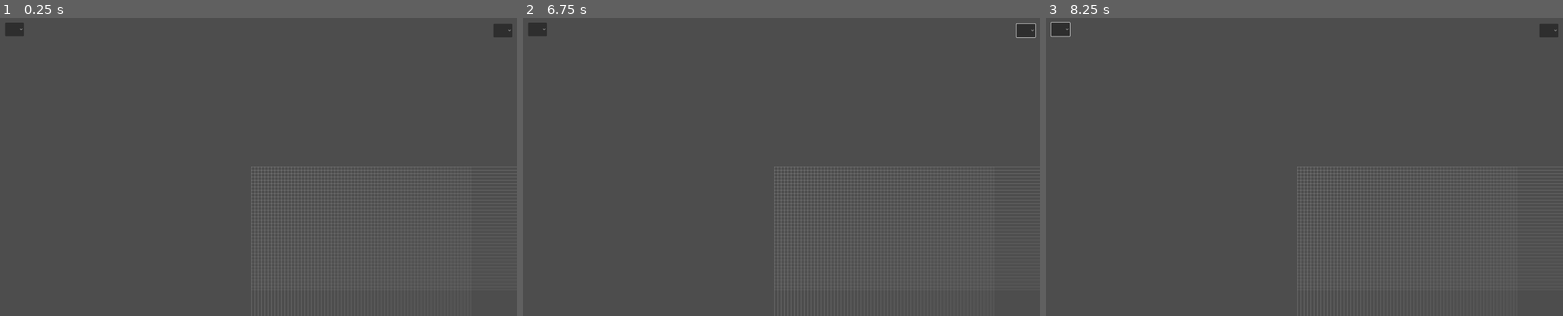
Above: before the commit, frames 1-3 (left to right).
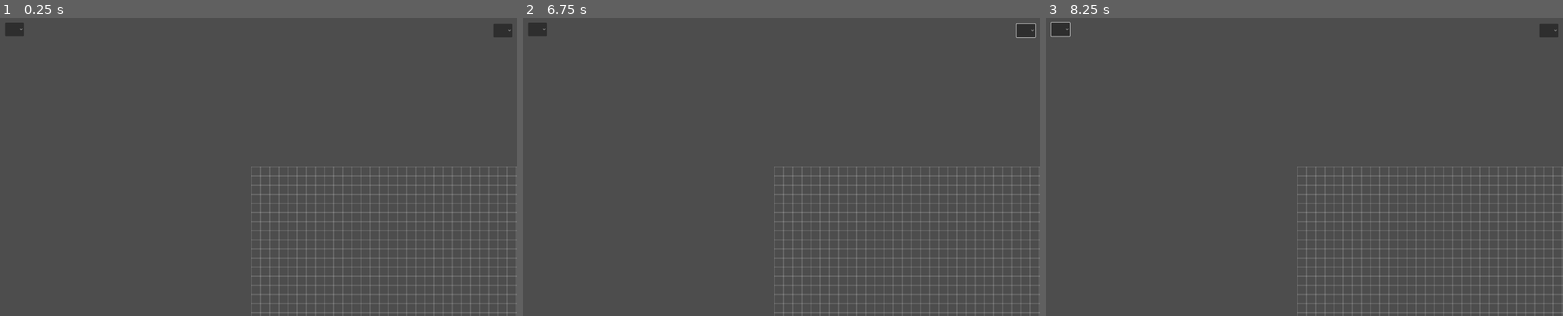
Above: after the commit, the same moments.

Repository: kankern69-max/game-godot
Game: Godot game, scene res://game.tscn
The game is run twice, just before and just after one commit, with the same random seed, the same clock (stepped at 60 frames per second) and the same inputs.
Inputs (mouse positions are in pixels of both pictures, inside the frame that each line leads up to):
- Up to frame 1 (0.25 s): no input
- Up to frame 2 (6.75 s): tap Enter at 0.5, 3.5, 5 s; move the mouse to (890, 152) at 0.52 s; hold Right 0.53-1.25 s; tap Alt at 0.6, 3.6, 5.1, 6.6 s; click (890, 152) at 0.67 s; click (1024, 29) at 1.25 s; click (538, 29) at 2 s; tap Space at 2.75, 4.25, 5.75 s; move the mouse to (667, 181) at 2.77 s; hold Down 2.78-3.53 s; tap Shift at 2.85, 4.35, 5.85 s; click (667, 181) at 2.92 s; move the mouse to (828, 101) at 3.52 s; hold Right 3.53-4.28 s; click (828, 101) at 3.67 s; move the mouse to (750, 226) at 4.27 s; hold Up 4.28-5.03 s; click (750, 226) at 4.42 s; move the mouse to (931, 211) at 5.02 s; hold Left 5.03-6.53 s; click (931, 211) at 5.17 s; move the mouse to (616, 122) at 5.77 s; click (616, 122) at 5.92 s; move the mouse to (802, 167) at 6.52 s; hold Down from 6.53 s (still down); click (802, 167) at 6.67 s
- Up to frame 3 (8.25 s): move the mouse to (1216, 92) at 7.27 s; release Down at 7.28 s; hold Right 7.28-8.03 s; tap Shift at 7.35 s; click (1216, 92) at 7.42 s; move the mouse to (1413, 152) at 8.02 s; hold Up from 8.03 s (still down); tap Alt at 8.1 s; click (1413, 152) at 8.17 s

The runs differ from the first frame. In frame 1, 4.0% of the frame differs, in the area x 48-100%, y 50-100%; in frame 2, 4.0%; in frame 3, 4.0%.

Commit message:
Tune grid and camera zoom behavior
The grid now uses a larger cell size and thicker lines for clearer placement, while the camera zoom is tracked as a float and adjusted more smoothly with mouse wheel input. This commit also adds the Windows `ouch` binary for the super-wakatime addon.

Diff:
--- a/pcd-desinger-v-1/building_grid.gd
+++ b/pcd-desinger-v-1/building_grid.gd
@@ -1,7 +1,7 @@
 extends Node2D
 
 @export var grid_size = Vector2i(1920, 1080)
-@export var cell_size = 6
+@export var cell_size = 33
 
 var cells = {}  # Vector2i -> Cell
 
@@ -36,8 +36,8 @@
 	for x in range(grid_size.x + 1):
 		var from = Vector2(x * cell_size, 0)
 		var to = Vector2(x * cell_size, grid_size.y * cell_size)
-		draw_line(from, to, color, 1.0)
+		draw_line(from, to, color, 4.0)
 	for y in range(grid_size.y + 1):
 		var from = Vector2(0, y * cell_size)
 		var to = Vector2(grid_size.x * cell_size, y * cell_size)
-		draw_line(from, to, color, 1.0)
+		draw_line(from, to, color, 4.0)
--- a/pcd-desinger-v-1/camera_2d.gd
+++ b/pcd-desinger-v-1/camera_2d.gd
@@ -1,6 +1,6 @@
 extends Camera2D
 
-var view: int = 1
+var view: float = 1
 # Called when the node enters the scene tree for the first time.
 func _ready() -> void:
 	pass # Replace with function body.
@@ -8,19 +8,19 @@
 
 # Called every frame. 'delta' is the elapsed time since the previous frame.
 func _process(delta: float) -> void:
+	print(view)
 	zoom = Vector2.ONE * view
-	pass
 
 func _unhandled_input(event):
 	if event is InputEventMouseButton and event.pressed:
 
 		if event.button_index == MOUSE_BUTTON_WHEEL_UP:
 			if view <= 64:
-				view = (view * 2)
+				view = ((view * 1.15)+0.05)
 		elif event.button_index == MOUSE_BUTTON_WHEEL_DOWN:
-			if view >= 2:
-				view = (view / 2)
-			elif view == 1:
+			if view >= 0.5:
+				view = (view / 1.15)
+			elif view <= 0.05:
 				pass
 
 
Not shown, added: pcd-desinger-v-1/addons/godot_super-wakatime/ouch-x86_64-pc-windows-msvc.exe
